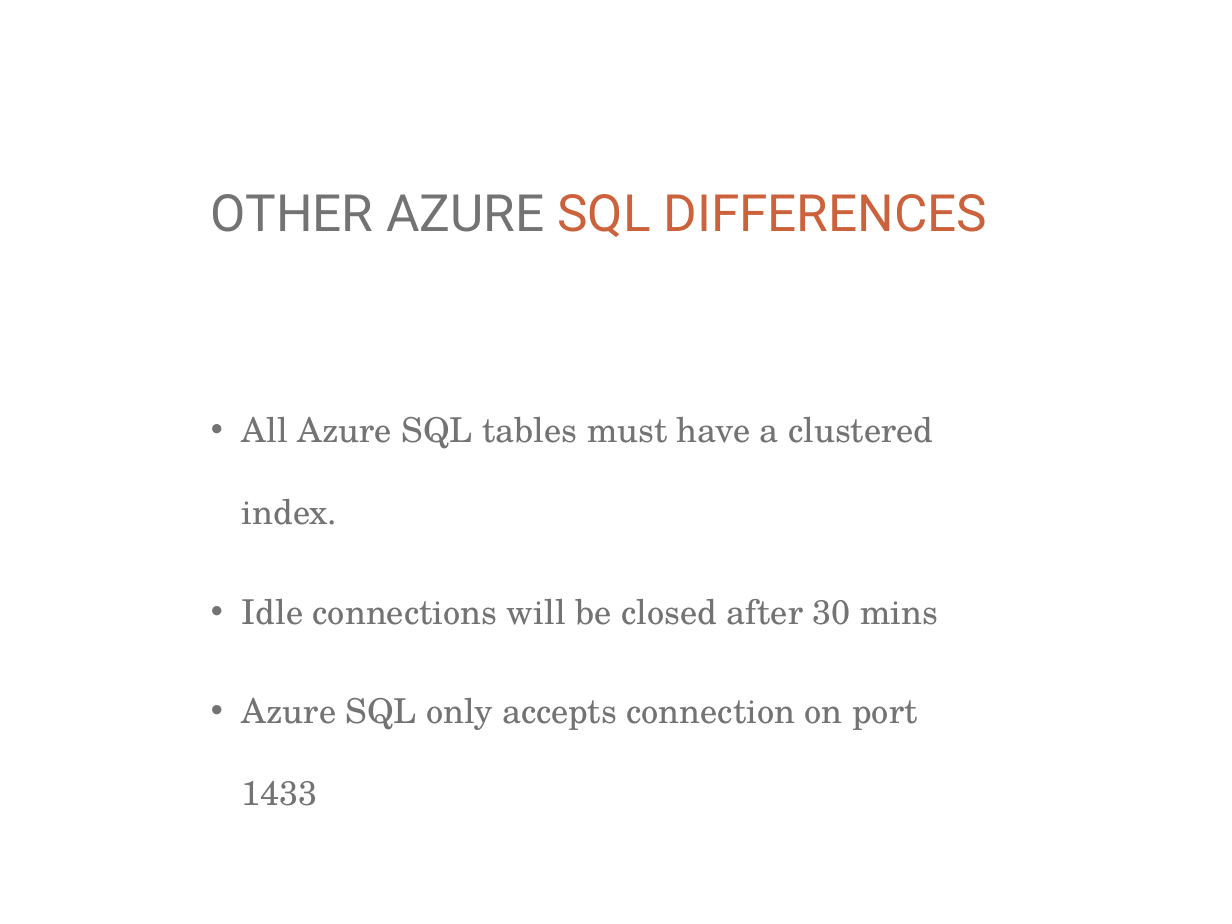
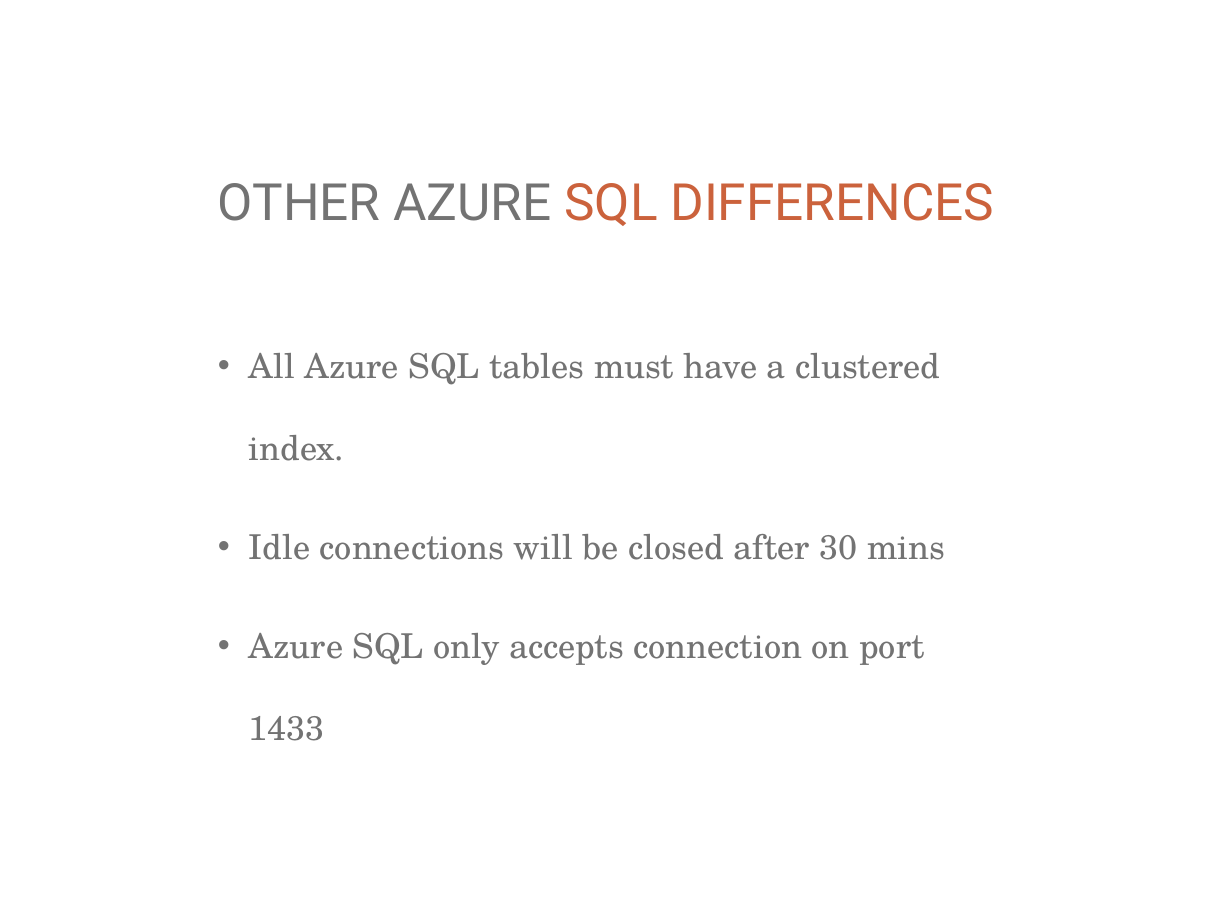
Before and after one commit to ritasker/Presentations-Archive, a slide deck: slide 13 of Current/Azure The Good Parts Web Apps/AzureTheGoodParts-WebApps.pptx. Drawn at 1232x924 pixels with LibreOffice and Linux fonts; fonts in the diff are those of the drawing; background and template pictures are left out. Boxes give left, top, right and bottom in pixels: in the first picture for what was removed or moved away, otherwise in the second. Text is boxed around its words. In the diff, an @@ line names an element or a change of style, - is before the commit and + after.

```diff
--- a/Current/Azure The Good Parts Web Apps/AzureTheGoodParts-WebApps.pptx
+++ b/Current/Azure The Good Parts Web Apps/AzureTheGoodParts-WebApps.pptx
@@ text "OTHER AZURE SQL DIFFERENCES": place and size @@
-text "OTHER AZURE SQL DIFFERENCES" at (211,194,987,806)
+text "OTHER AZURE SQL DIFFERENCES" at (218,183,994,741)
@@ text "OTHER AZURE SQL DIFFERENCES" at (218,183,994,741): vertical alignment top to middle @@
```
Also in this commit, not shown: 5 slides added, 2 other files.
